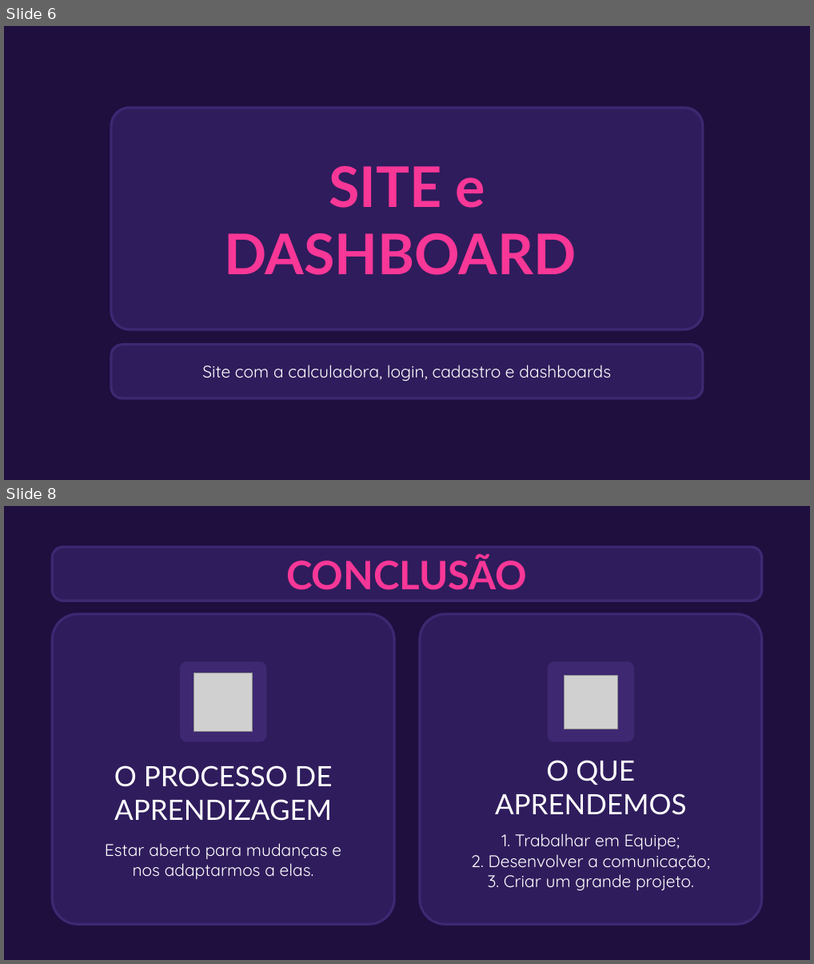
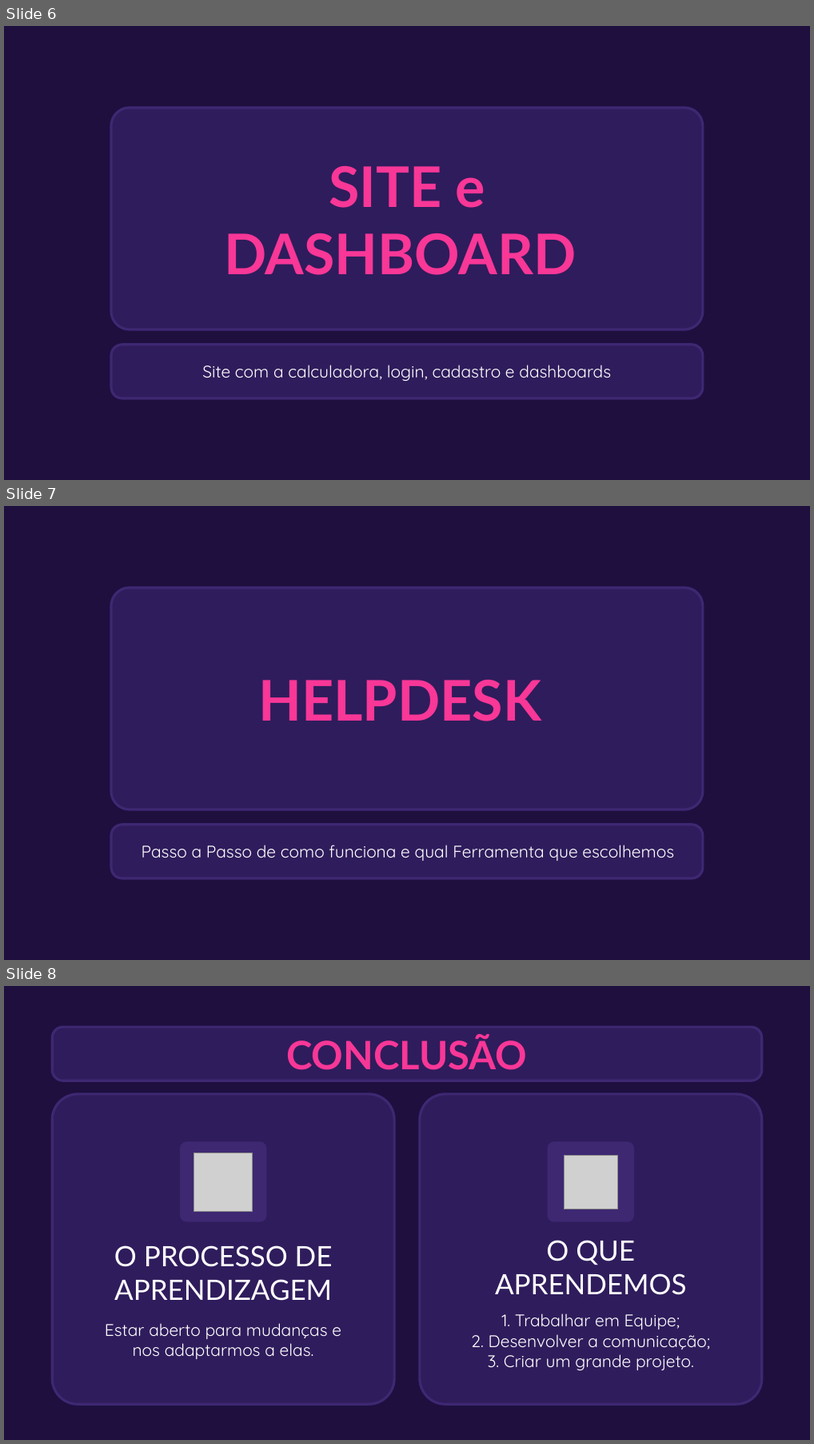
Before and after one commit to Projeto-P-I-sprint2/Projeto-PI-sprint2, a slide deck: docs/Apresentação_Comprod.pptx. Shown one above the other, each under a label of ours: slides 6 and 8 before the commit, slides 6, 7 and 8 after it; the slides between them are not shown. The pictures are 814x964 and 814x1444 pixels, drawn with LibreOffice and Linux fonts; fonts in the diff are those of the drawing; grey boxes stand for pictures; background and template pictures are left out. Boxes give left, top, right and bottom in pixels: in the first picture for what was removed or moved away, otherwise in the second. Text is boxed around its words. In the diff, an @@ line names an element or a change of style, - is before the commit and + after.

```diff
--- a/docs/Apresentação_Comprod.pptx
+++ b/docs/Apresentação_Comprod.pptx
@@ slide 7 added at bbox=[4, 506, 810, 960], background #1E0F3F @@
@@ rounded rectangle added at bbox=[111, 588, 703, 809], fill #2F1C5C, outline #3E2872 2.25 pt @@
@@ title added at bbox=[258, 680, 542, 721], 50 pt, text #F83797, bold @@
+HELPDESK
@@ rounded rectangle added at bbox=[111, 824, 703, 879], fill #2F1C5C, outline #3E2872 2.25 pt @@
@@ subtitle added at bbox=[142, 844, 674, 860], 15 pt, text #FFFFFF @@
+Passo a Passo de como funciona e qual Ferramenta que escolhemos
```
Also in this commit, not shown: 1 slide changed, 1 other slide added, 2 slides removed, 2 other files.
